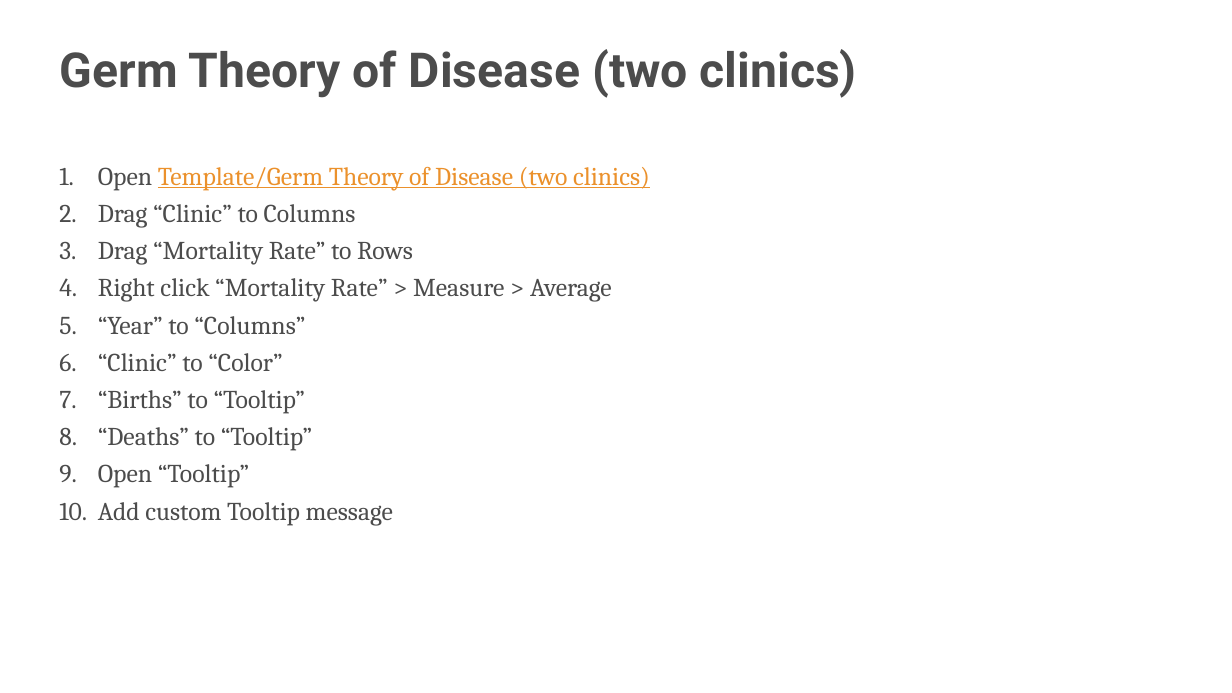
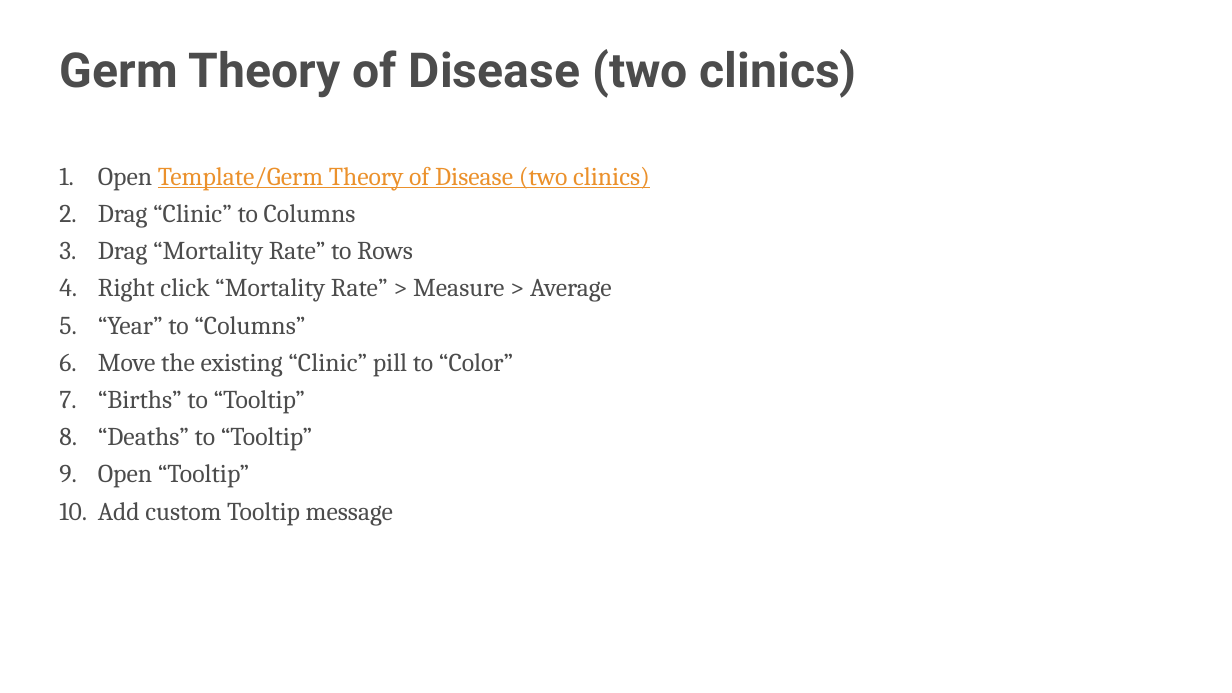
Before and after one commit to s-kyle-reed/data-lecture, a slide deck: slide 33 of lecture.pptx. Drawn at 1232x693 pixels with LibreOffice and Linux fonts; fonts in the diff are those of the drawing; background and template pictures are left out. Boxes give left, top, right and bottom in pixels: in the first picture for what was removed or moved away, otherwise in the second. Text is boxed around its words. In the diff, an @@ line names an element or a change of style, - is before the commit and + after.

```diff
--- a/lecture.pptx
+++ b/lecture.pptx
@@ text at [98, 353, 513, 376]: text changed @@
-6. “Clinic” to “Color”
+6. Move the existing “Clinic” pill to “Color”
```
Also in this commit, not shown: 11 other slides changed.
